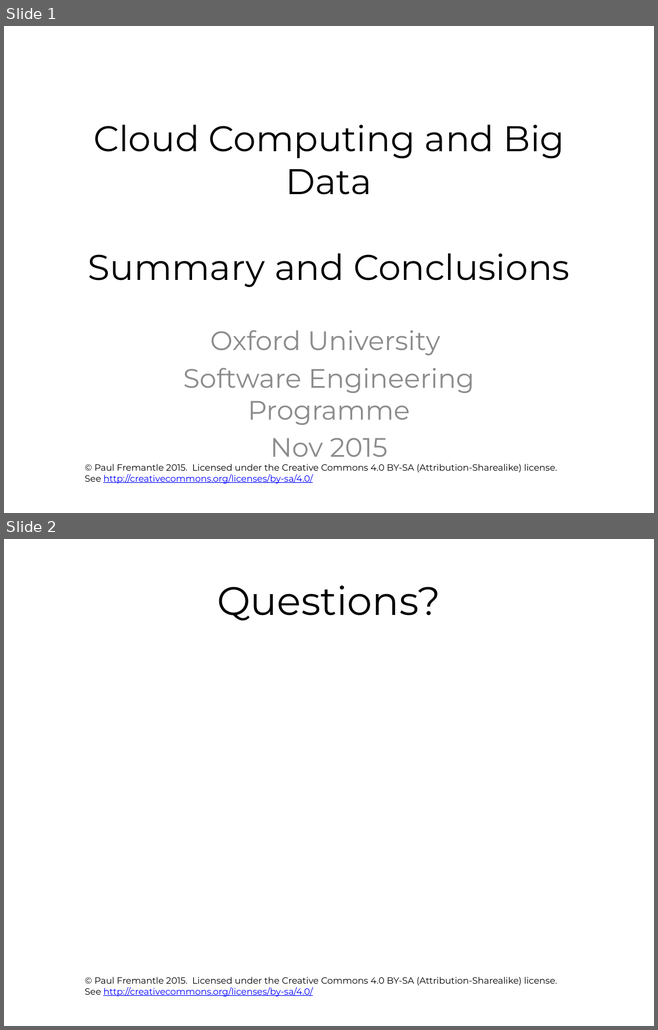
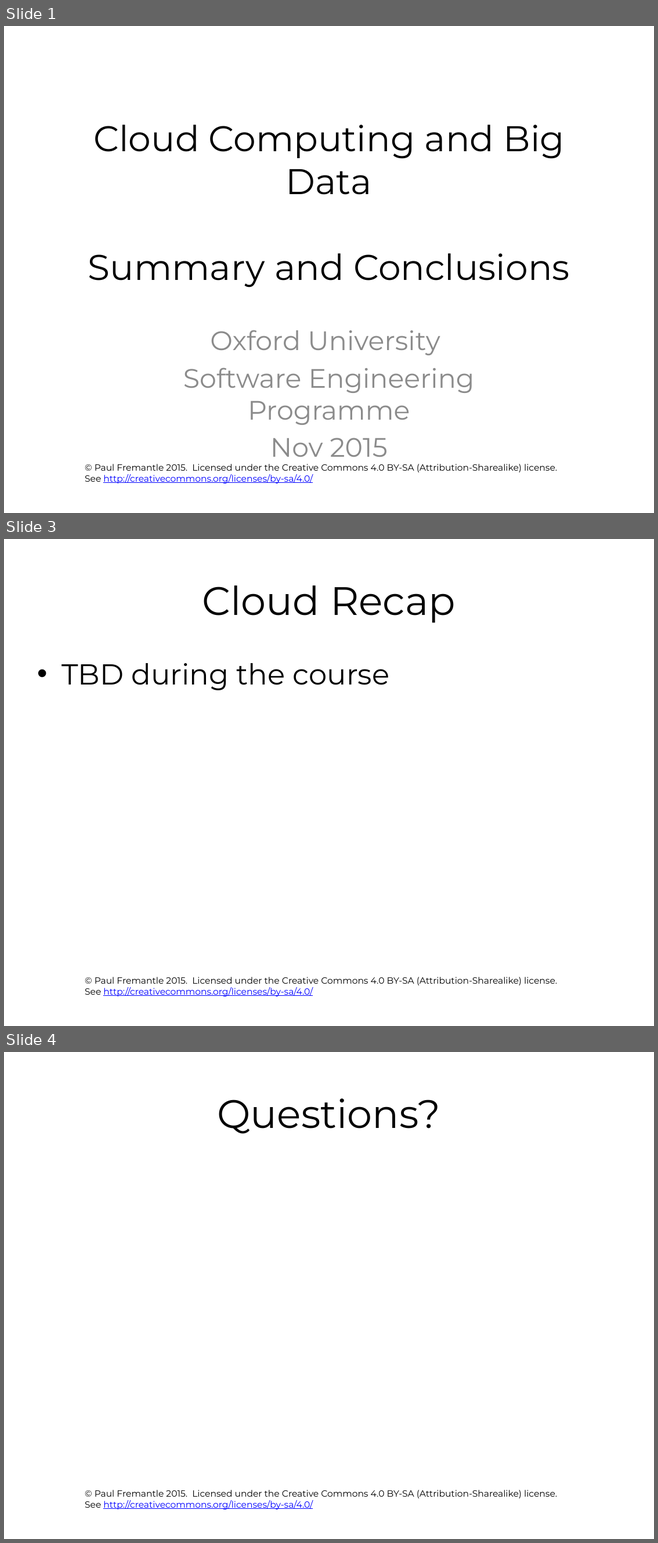
Before and after one commit to pzfreo/ox-clo, a slide deck: pres-source/summary-and-wrap-up.pptx. Shown one above the other, each under a label of ours: slides 1 and 2 before the commit, slides 1, 3 and 4 after it; the slides between them are not shown. The pictures are 658x1030 and 658x1543 pixels, drawn with LibreOffice and Linux fonts; fonts in the diff are those of the drawing; background and template pictures are left out. Boxes give left, top, right and bottom in pixels: in the first picture for what was removed or moved away, otherwise in the second. Text is boxed around its words. In the diff, an @@ line names an element or a change of style, - is before the commit and + after.

```diff
--- a/pres-source/summary-and-wrap-up.pptx
+++ b/pres-source/summary-and-wrap-up.pptx
@@ slide 3 added at (4, 539, 654, 1026), background #FFFFFF; not listed: 1 template element that a slide beside it also shows @@
@@ title added at (202, 585, 455, 623), 44 pt, text #000000 @@
+Cloud Recap
@@ text added at (61, 663, 390, 690), 32 pt, text #000000 @@
+• TBD during the course
@@ what was slide 2 is now slide 4 @@
```
Also in this commit, not shown: 1 other slide added, 22 other files.
